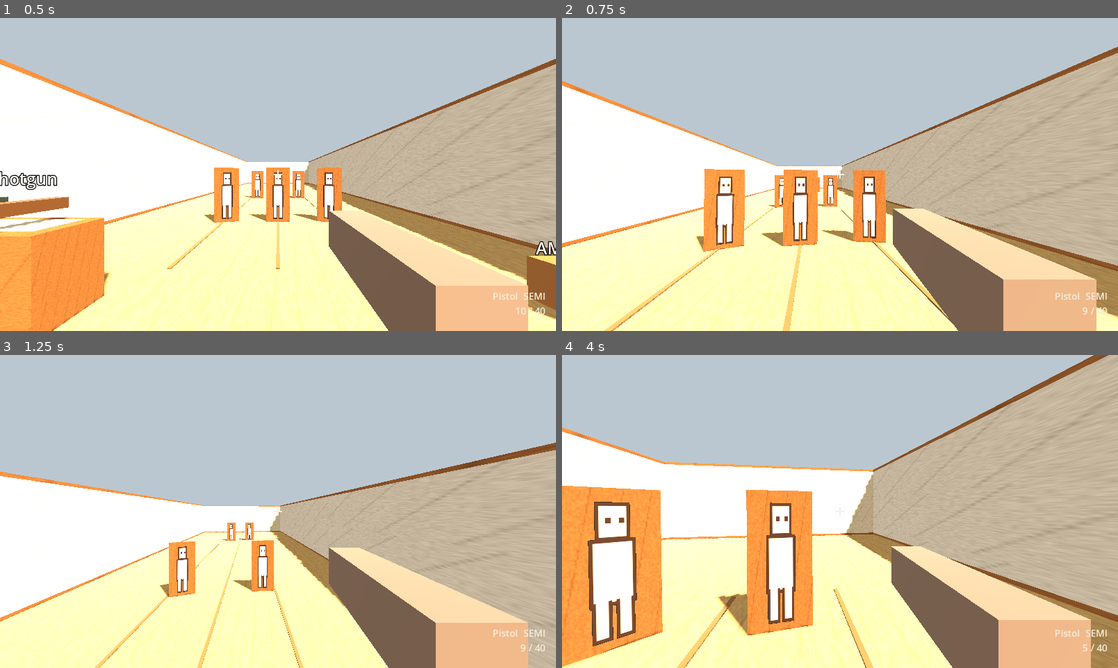
Above: before the commit, frames 1-4 (two rows, left to right).
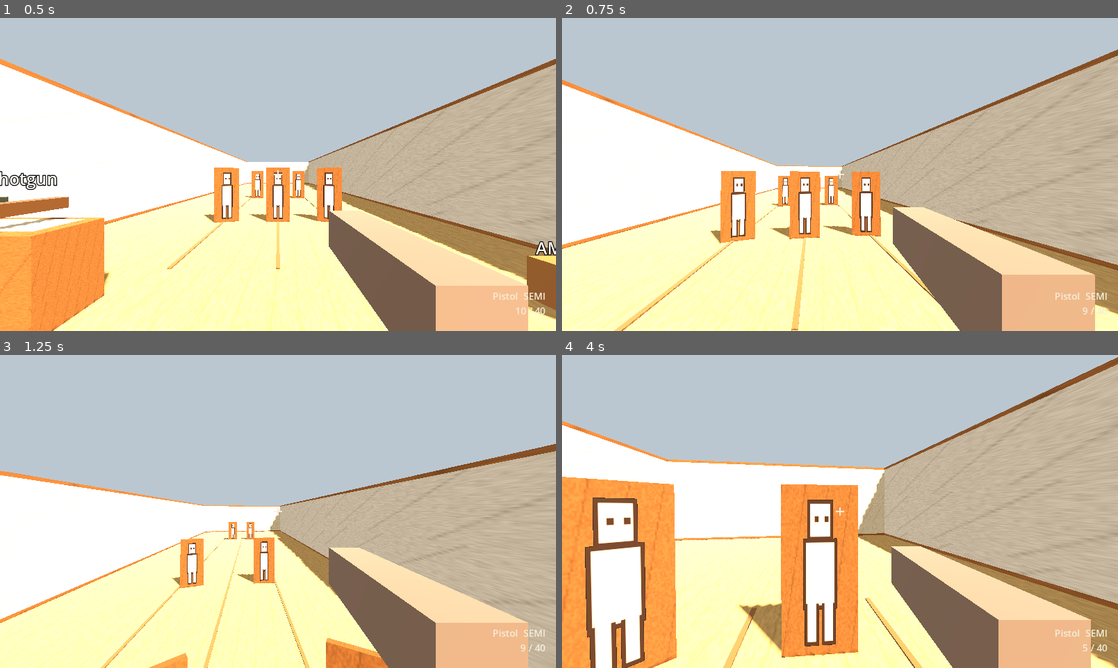
Above: after the commit, the same moments.

Repository: nore-tech/paperstrike
Game: Godot game, scene res://scenes/levels/test_room.tscn
Same seed, same stepped clock (60 frames per second), same inputs: the game is played once before the commit and once after it.
Inputs (mouse positions are in pixels of both pictures, inside the frame that each line leads up to):
- Up to frame 1 (0.5 s): no input
- Up to frame 2 (0.75 s): tap Enter at 0.5 s; move the mouse to (867, 174) at 0.52 s; hold W (move_forward) from 0.53 s (still down); hold Shift (sprint) from 0.53 s (still down); click (867, 174) at 0.67 s
- Up to frame 3 (1.25 s): keep holding W (move_forward); keep holding Shift (sprint); tap Space (jump) at 0.77, 1.07 s; tap Ctrl (crouch, bound only after the commit) at 0.8 s
- Up to frame 4 (4 s): keep holding W (move_forward); move the mouse to (812, 511) at 1.27 s; release Shift (sprint) at 1.28 s; tap Ctrl (crouch, bound only after the commit) at 1.35, 3.05 s; click (812, 511) at 1.42 s; tap Space (jump) at 1.52, 1.55, 1.82, 2.1, 3.02, 3.32, 3.77, 3.8 s; move the mouse to (851, 505) at 2.02 s; hold Shift (sprint) 2.03-2.78 s; click (851, 505) at 2.17 s; move the mouse to (834, 517) at 2.77 s; right-click (834, 517) at 2.85 s; click (834, 517) at 2.92 s; move the mouse to (878, 514) at 3.52 s; press the mouse at (878, 514) at 3.53 s

Frame 1 is identical in both runs. In frame 2, 8.9% of the frame differs, in the area x 0-100%, y 9-100%; in frame 3, 5.4%; in frame 4, 22%, in the area x 0-100%, y 0-100%.

Commit message:
Add accelerated crouch, slide, and jump on the player.
Movement tuning lives in one MovementProfile so the firing range can test it.

Diff:
--- /dev/null
+++ b/resources/player/movement_profile.tres
@@ -0,0 +1,6 @@
+[gd_resource type="Resource" script_class="MovementProfile" load_steps=2 format=3]
+
+[ext_resource type="Script" path="res://scripts/player/movement_profile.gd" id="1_profile"]
+
+[resource]
+script = ExtResource("1_profile")
--- a/scenes/player/player.tscn
+++ b/scenes/player/player.tscn
@@ -1,7 +1,8 @@
-[gd_scene load_steps=3 format=3]
+[gd_scene load_steps=4 format=3]
 
 [ext_resource type="Script" path="res://scripts/player/player.gd" id="1_player"]
 [ext_resource type="PackedScene" path="res://scenes/weapons/hitscan_weapon.tscn" id="2_weapon"]
+[ext_resource type="Resource" path="res://resources/player/movement_profile.tres" id="3_profile"]
 
 [sub_resource type="CapsuleShape3D" id="CapsuleShape_body"]
 radius = 0.35
@@ -9,6 +10,7 @@
 
 [node name="Player" type="CharacterBody3D"]
 script = ExtResource("1_player")
+profile = ExtResource("3_profile")
 
 [node name="CollisionShape3D" type="CollisionShape3D" parent="."]
 shape = SubResource("CapsuleShape_body")
--- /dev/null
+++ b/scripts/player/movement_profile.gd
@@ -0,0 +1,32 @@
+class_name MovementProfile
+extends Resource
+
+## Tunable first-person movement. The player reads this; speeds are not copied into other scripts.
+
+@export var walk_speed := 5.0
+@export var sprint_speed := 8.0
+@export var crouch_speed := 2.5
+@export var ground_accel := 12.0
+@export var ground_decel := 14.0
+@export var air_accel := 3.0
+@export var jump_height := 1.03
+@export var jump_lock_seconds := 0.1
+@export var stand_height := 1.7
+@export var crouch_height := 1.05
+@export var capsule_radius := 0.35
+@export var stand_eye := 0.55
+@export var crouch_eye := 0.08
+@export var stance_speed := 14.0
+@export var slide_friction := 2.4
+@export var slide_min_speed := 6.2
+@export var slide_end_speed := 2.2
+@export var slide_max_seconds := 0.85
+@export var slide_cooldown := 0.55
+@export var slide_steer := 1.6
+@export var bob_amplitude := 0.01
+@export var bob_frequency := 8.5
+@export var bob_ads_scale := 0.2
+@export var bob_crouch_scale := 0.35
+@export var land_dip := 0.03
+@export var land_dip_min_speed := 3.5
+@export var mouse_sensitivity := 0.002
--- a/scripts/player/player.gd
+++ b/scripts/player/player.gd
@@ -1,18 +1,22 @@
 extends CharacterBody3D
 
-## First-person body. Owns movement and look. The equipped HitscanWeapon owns firing.
+## First-person body. Owns movement, look, and which guns are carried.
+## The equipped HitscanWeapon owns firing.
+
+enum MoveState { IDLE, WALKING, SPRINTING, CROUCHING, SLIDING, JUMPING, FALLING }
 
 const PISTOL := preload("res://resources/weapons/pistol.tres")
 const RIFLE := preload("res://resources/weapons/rifle.tres")
 const SHOTGUN := preload("res://resources/weapons/shotgun.tres")
-
-@export var walk_speed := 5.0
-@export var sprint_speed := 8.0
-@export var jump_velocity := 4.5
-@export var mouse_sensitivity := 0.002
+const _DEFAULT_PROFILE := preload("res://resources/player/movement_profile.tres")
+
+@export var profile: MovementProfile
 
 @onready var _camera: Camera3D = $Camera3D
 @onready var _weapon: HitscanWeapon = $Camera3D/HitscanWeapon
+@onready var _collision: CollisionShape3D = $CollisionShape3D
+
+var move_state: MoveState = MoveState.IDLE
 
 var _gravity: float = ProjectSettings.get_setting("physics/3d/default_gravity")
 var _hip_fov := 75.0
@@ -24,11 +28,32 @@
 var _owned: Array[String] = []
 var _loadout: Dictionary = {}
 var _saved_ammo: Dictionary = {}
+var _capsule: CapsuleShape3D
+var _stance := 0.0
+var _sliding := false
+var _slide_dir := Vector3.FORWARD
+var _slide_time := 0.0
+var _slide_cooldown := 0.0
+var _jump_lock := 0.0
+var _bob_time := 0.0
+var _bob := 0.0
+var _land_dip := 0.0
+var _stand_query: CapsuleShape3D
 const _INTERACT_RANGE := 2.6
 
 func _ready() -> void:
 	_ensure_input_map()
+	if profile == null:
+		profile = _DEFAULT_PROFILE
 	_hip_fov = _camera.fov
+	var source := _collision.shape as CapsuleShape3D
+	_capsule = source.duplicate()
+	_capsule.radius = profile.capsule_radius
+	_capsule.height = profile.stand_height
+	_collision.shape = _capsule
+	_stand_query = CapsuleShape3D.new()
+	_stand_query.radius = profile.capsule_radius * 0.9
+	_stand_query.height = maxf(profile.stand_height - 0.08, profile.capsule_radius * 2.0 + 0.02)
 	Input.mouse_mode = Input.MOUSE_MODE_CAPTURED
 	give_weapon(PISTOL)
 
@@ -38,7 +63,7 @@
 		return
 	if event is InputEventMouseMotion and Input.mouse_mode == Input.MOUSE_MODE_CAPTURED:
 		var ads := _weapon.ads_blend()
-		var sensitivity := mouse_sensitivity * lerpf(1.0, 0.62, ads)
+		var sensitivity := profile.mouse_sensitivity * lerpf(1.0, 0.62, ads)
 		rotate_y(-event.relative.x * sensitivity)
 		_camera.rotate_x(-event.relative.y * sensitivity)
 		_camera.rotation.x = clampf(_camera.rotation.x, deg_to_rad(-89.0), deg_to_rad(89.0))
@@ -62,21 +87,28 @@
 			looked.interact(self)
 
 func _physics_process(delta: float) -> void:
-	if not is_on_floor():
-		velocity.y -= _gravity * delta
-	elif Input.is_action_just_pressed("jump"):
-		velocity.y = jump_velocity
-
-	var input_dir := Input.get_vector("move_left", "move_right", "move_forward", "move_back")
-	var direction := (transform.basis * Vector3(input_dir.x, 0.0, input_dir.y)).normalized()
-	var speed := sprint_speed if Input.is_action_pressed("sprint") and _weapon.ads_blend() < 0.2 else walk_speed
-	if direction:
-		velocity.x = direction.x * speed
-		velocity.z = direction.z * speed
-	else:
-		velocity.x = 0.0
-		velocity.z = 0.0
+	var wish := _wish_direction()
+	var ads_blocking := _weapon.ads_blend() >= 0.2
+	var crouch_held := Input.is_action_pressed("crouch")
+	var sprint_held := Input.is_action_pressed("sprint") and not ads_blocking
+	_slide_cooldown = maxf(0.0, _slide_cooldown - delta)
+	if not _sliding and Input.is_action_just_pressed("crouch"):
+		_try_begin_slide(sprint_held, ads_blocking)
+	if _sliding:
+		_apply_slide(delta, wish)
+	else:
+		var low := crouch_held or _stance > 0.55
+		_apply_horizontal(delta, wish, _target_speed(wish, sprint_held, low))
+	_apply_vertical(delta)
+	_update_stance(delta, crouch_held)
+	_apply_capsule()
+	var fall_speed := -velocity.y
+	var was_air := not is_on_floor()
 	move_and_slide()
+	if is_on_floor():
+		if was_air and fall_speed >= profile.land_dip_min_speed:
+			_land_dip = profile.land_dip
+	_refresh_state(wish, sprint_held and not crouch_held)
 
 func _process(delta: float) -> void:
 	var captured := Input.mouse_mode == Input.MOUSE_MODE_CAPTURED
@@ -89,7 +121,11 @@
 	_look_delta = Vector2.ZERO
 	_apply_recoil()
 	_camera.fov = lerpf(_hip_fov, _weapon.stats.ads_fov if _weapon.stats != null else _hip_fov, _weapon.ads_blend())
+	_update_camera_motion(delta)
 	_update_prompt()
+
+func state_name() -> String:
+	return MoveState.keys()[move_state]
 
 func owns_weapon(stats: WeaponStats) -> bool:
 	return stats != null and stats.resource_path in _owned
@@ -124,6 +160,134 @@
 
 func restock_equipped() -> void:
 	_weapon.restock()
+
+func _wish_direction() -> Vector3:
+	var input_dir := Input.get_vector("move_left", "move_right", "move_forward", "move_back")
+	if input_dir.length_squared() < 0.0001:
+		return Vector3.ZERO
+	return (transform.basis * Vector3(input_dir.x, 0.0, input_dir.y)).normalized()
+
+func _target_speed(wish: Vector3, sprint_held: bool, low: bool) -> float:
+	if wish.length_squared() < 0.0001:
+		return 0.0
+	if low:
+		return profile.crouch_speed
+	if sprint_held:
+		return profile.sprint_speed
+	return profile.walk_speed
+
+func _apply_horizontal(delta: float, wish: Vector3, speed: float) -> void:
+	var current := Vector3(velocity.x, 0.0, velocity.z)
+	var on_floor := is_on_floor()
+	if on_floor:
+		var rate := profile.ground_accel if wish.length_squared() > 0.0001 else profile.ground_decel
+		var blend := 1.0 - exp(-rate * delta)
+		current = current.lerp(wish * speed, blend)
+	elif wish.length_squared() > 0.0001:
+		var cap := maxf(current.length(), speed)
+		var blend := 1.0 - exp(-profile.air_accel * delta)
+		var steered := current.lerp(wish * cap, blend)
+		if steered.length() > cap + 0.001:
+			steered = steered.normalized() * cap
+		current = steered
+	velocity.x = current.x
+	velocity.z = current.z
+
+func _apply_vertical(delta: float) -> void:
+	if not is_on_floor():
+		velocity.y -= _gravity * delta
+		_jump_lock = maxf(0.0, _jump_lock - delta)
+		return
+	_jump_lock = maxf(0.0, _jump_lock - delta)
+	if _sliding or _jump_lock > 0.0 or not Input.is_action_just_pressed("jump"):
+		return
+	velocity.y = sqrt(2.0 * _gravity * profile.jump_height)
+	_jump_lock = profile.jump_lock_seconds
+
+func _try_begin_slide(sprint_held: bool, ads_blocking: bool) -> void:
+	if ads_blocking or _slide_cooldown > 0.0 or not is_on_floor():
+		return
+	if move_state != MoveState.SPRINTING and not sprint_held:
+		return
+	var horiz := Vector3(velocity.x, 0.0, velocity.z)
+	if horiz.length() < profile.slide_min_speed:
+		return
+	_sliding = true
+	_slide_time = 0.0
+	_slide_dir = horiz.normalized()
+
+func _apply_slide(delta: float, wish: Vector3) -> void:
+	_slide_time += delta
+	if wish.length_squared() > 0.0001:
+		var steer := 1.0 - exp(-profile.slide_steer * delta)
+		_slide_dir = _slide_dir.lerp(wish, steer).normalized()
+	var speed := Vector2(velocity.x, velocity.z).length() * exp(-profile.slide_friction * delta)
+	velocity.x = _slide_dir.x * speed
+	velocity.z = _slide_dir.z * speed
+	var finished := speed <= profile.slide_end_speed or _slide_time >= profile.slide_max_seconds or not is_on_floor()
+	if not finished:
+		return
+	_sliding = false
+	_slide_cooldown = profile.slide_cooldown
+
+func _update_stance(delta: float, crouch_held: bool) -> void:
+	var blocked := _stance > 0.02 and not _stand_clear()
+	var low := crouch_held or _sliding or blocked
+	var target := 1.0 if low else 0.0
+	var blend := 1.0 - exp(-profile.stance_speed * delta)
+	_stance = lerpf(_stance, target, blend)
+
+func _stand_clear() -> bool:
+	var space := get_world_3d().direct_space_state
+	if space == null:
+		return true
+	var params := PhysicsShapeQueryParameters3D.new()
+	params.shape = _stand_query
+	params.transform = global_transform.translated(Vector3(0.0, 0.05, 0.0))
+	params.exclude = [get_rid()]
+	params.collision_mask = collision_mask
+	return space.intersect_shape(params, 1).is_empty()
+
+func _apply_capsule() -> void:
+	var stand_h := profile.stand_height
+	var crouch_h := maxf(profile.crouch_height, profile.capsule_radius * 2.0 + 0.02)
+	var height := lerpf(stand_h, crouch_h, _stance)
+	_capsule.radius = profile.capsule_radius
+	_capsule.height = height
+	var bottom := -stand_h * 0.5
+	_collision.position.y = bottom + height * 0.5
+
+func _refresh_state(wish: Vector3, sprinting: bool) -> void:
+	var speed := Vector2(velocity.x, velocity.z).length()
+	if _sliding:
+		move_state = MoveState.SLIDING
+	elif not is_on_floor():
+		move_state = MoveState.JUMPING if velocity.y > 0.0 else MoveState.FALLING
+	elif _stance > 0.5:
+		move_state = MoveState.CROUCHING
+	elif sprinting and speed > profile.walk_speed + 0.35 and _stance < 0.25:
+		move_state = MoveState.SPRINTING
+	elif speed > 0.25 or wish.length_squared() > 0.0001:
+		move_state = MoveState.WALKING
+	else:
+		move_state = MoveState.IDLE
+
+func _update_camera_motion(delta: float) -> void:
+	var speed := Vector2(velocity.x, velocity.z).length()
+	var scale := 1.0
+	if _weapon.ads_blend() > 0.2:
+		scale *= profile.bob_ads_scale
+	if _stance > 0.4 or _sliding:
+		scale *= profile.bob_crouch_scale
+	if is_on_floor() and speed > 0.6 and not _sliding:
+		_bob_time += delta * profile.bob_frequency * (speed / profile.walk_speed)
+		_bob = sin(_bob_time) * profile.bob_amplitude * scale
+	else:
+		_bob = lerpf(_bob, 0.0, 1.0 - exp(-8.0 * delta))
+	_land_dip = lerpf(_land_dip, 0.0, 1.0 - exp(-10.0 * delta))
+	var eye := lerpf(profile.stand_eye, profile.crouch_eye, _stance)
+	_camera.position.y = eye + _bob - _land_dip
+	_camera.position.x = 0.0
 
 func _look_interactable() -> Interactable:
 	var space := get_world_3d().direct_space_state
@@ -174,6 +338,7 @@
 	_bind_key("move_right", KEY_D)
 	_bind_key("jump", KEY_SPACE)
 	_bind_key("sprint", KEY_SHIFT)
+	_bind_key("crouch", KEY_CTRL)
 	_bind_key("reload", KEY_R)
 	_bind_key("interact", KEY_E)
 	_bind_key("weapon_pistol", KEY_1)
Not shown, added: scripts/player/movement_profile.gd.uid
Not shown, changed: README.md
Not shown, changed: docs/ARCHITECTURE.md
Not shown, changed: docs/CURRENT_STATE.md
Not shown, changed: docs/TODO.md
